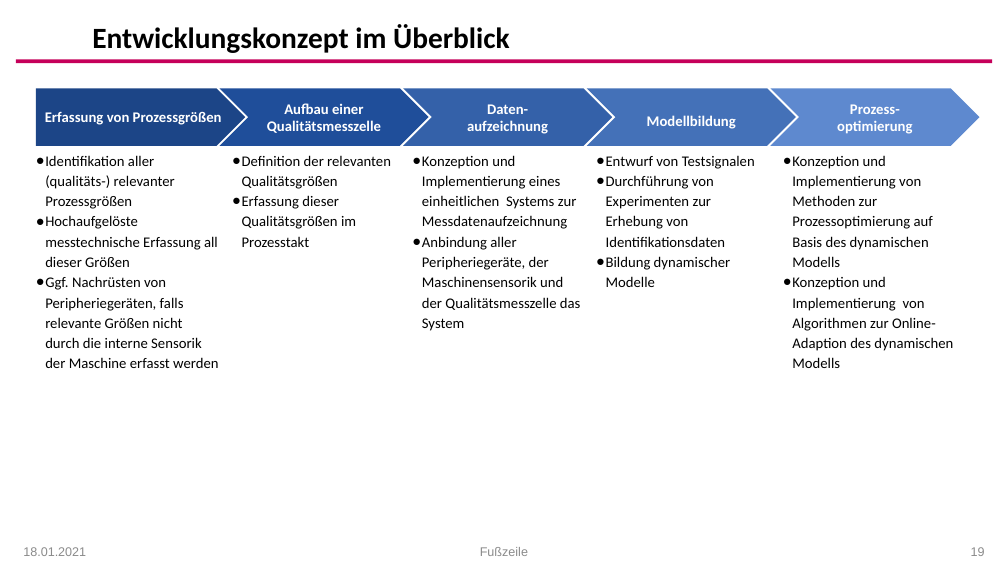
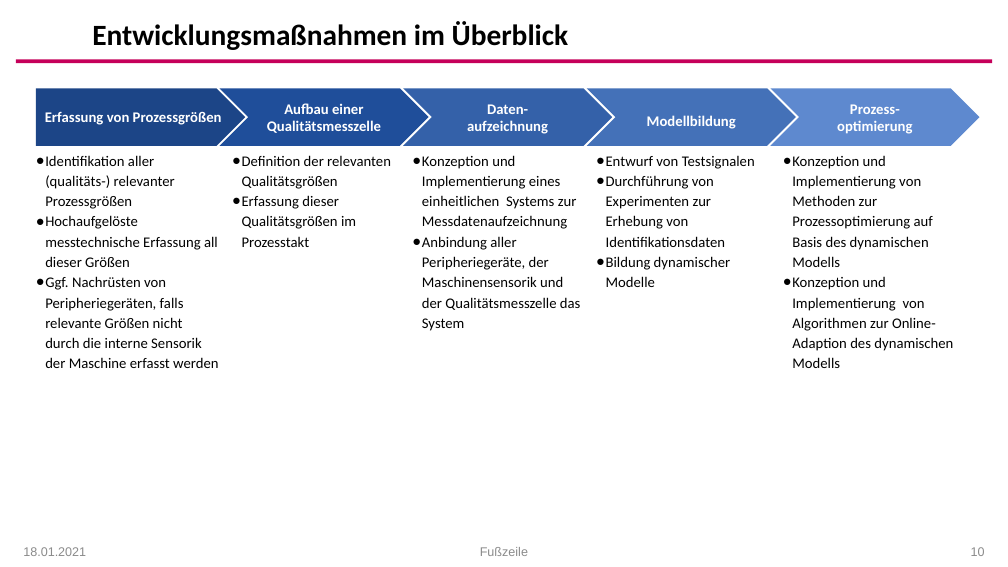
Before and after one commit to arehmer/DigitalTwinInjectionMoulding, a slide deck: slide 10 of Präsentationen/Kick-Off_Agenda.pptx (slide 19 before the commit). Drawn at 1008x567 pixels with LibreOffice and Linux fonts; fonts in the diff are those of the drawing; background and template pictures are left out. Boxes give left, top, right and bottom in pixels: in the first picture for what was removed or moved away, otherwise in the second. Text is boxed around its words. In the diff, an @@ line names an element or a change of style, - is before the commit and + after.

```diff
--- a/Präsentationen/Kick-Off_Agenda.pptx
+++ b/Präsentationen/Kick-Off_Agenda.pptx
@@ text at [92,21,569,50]: text changed @@
-Entwicklungskonzept im Überblick
+Entwicklungsmaßnahmen im Überblick
@@ page number at [971,547,985,556]: text changed @@
-19
+10
```
Also in this commit, not shown: 22 other slides changed, 1 slide added, 1 slide removed, 4 other files.
